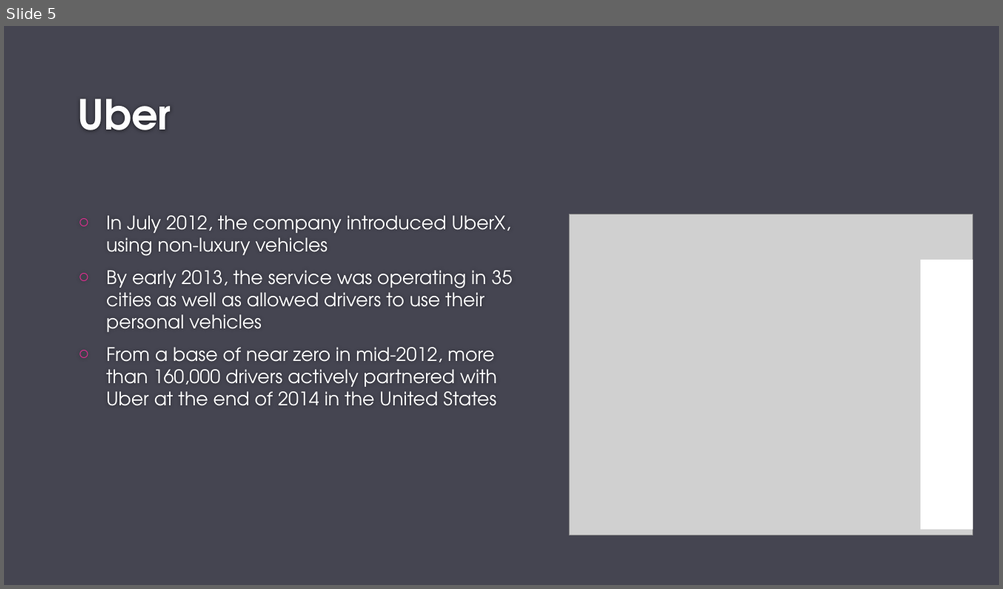
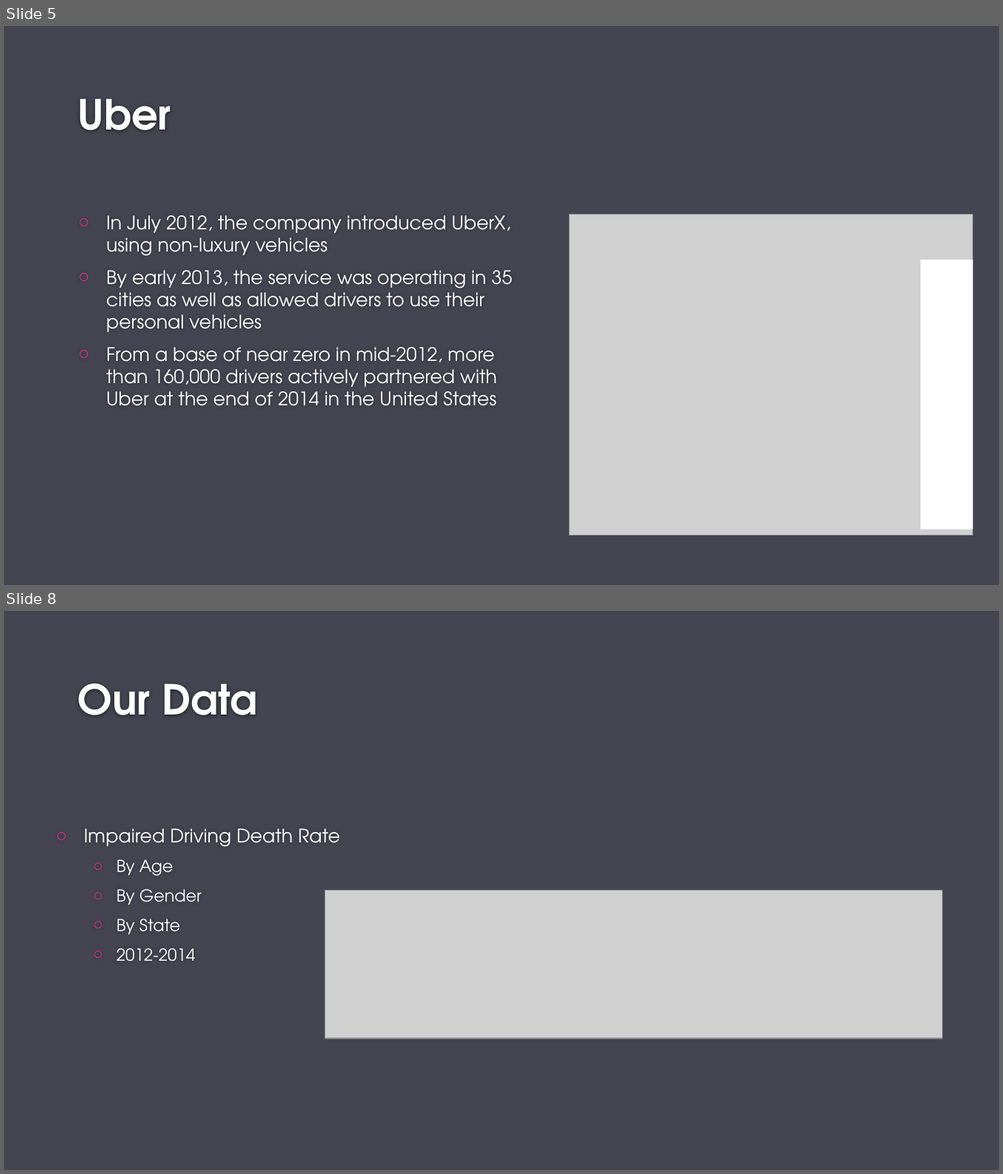
Before and after one commit to ajkim19/TNCs_and_DUI_Deaths, a slide deck: Project 1/Project-1.pptx. Shown one above the other, each under a label of ours: slide 5 before the commit, slides 5 and 8 after it; the slides between them are not shown. The pictures are 1003x589 and 1003x1174 pixels, drawn with LibreOffice and Linux fonts; fonts in the diff are those of the drawing; grey boxes stand for pictures; background and template pictures are left out. Boxes give left, top, right and bottom in pixels: in the first picture for what was removed or moved away, otherwise in the second. Text is boxed around its words. In the diff, an @@ line names an element or a change of style, - is before the commit and + after.

```diff
--- a/Project 1/Project-1.pptx
+++ b/Project 1/Project-1.pptx
@@ slide 8 added at [4, 611, 999, 1170], background #454551 @@
@@ title added at [77, 684, 257, 715], 40 pt, text #FEFEFE, bold @@
+Our Data
@@ text added at [84, 829, 340, 962], 16 pt, text #FFFFFF @@
+○ Impaired Driving Death Rate
+  ○ By Age
+  ○ By Gender
+  ○ By State
+  ○ 2012-2014
@@ picture added at [325, 891, 942, 1039] @@
```
Also in this commit, not shown: 2 slides changed, 10 other slides added, 10 slides removed.
